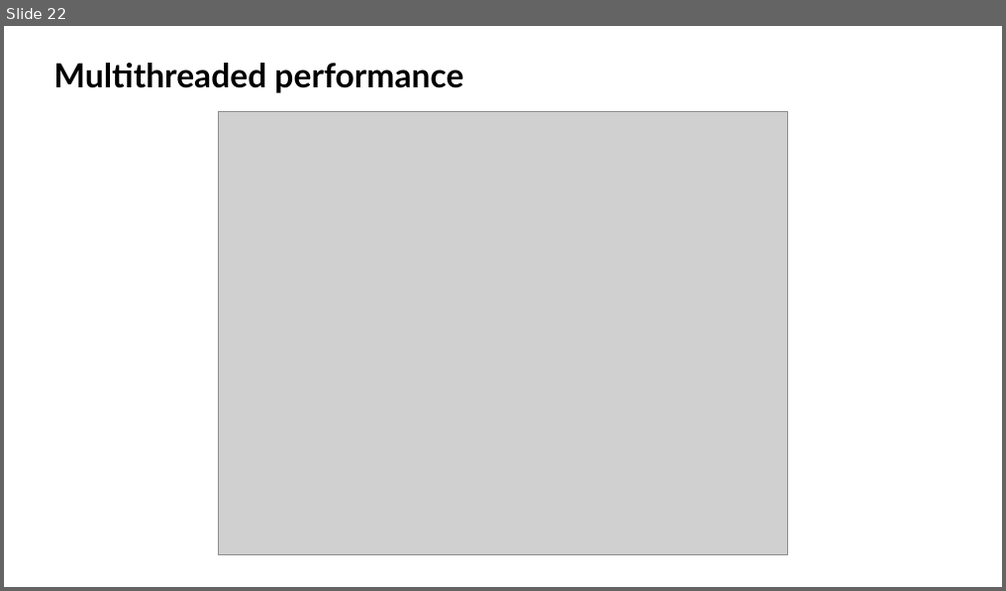
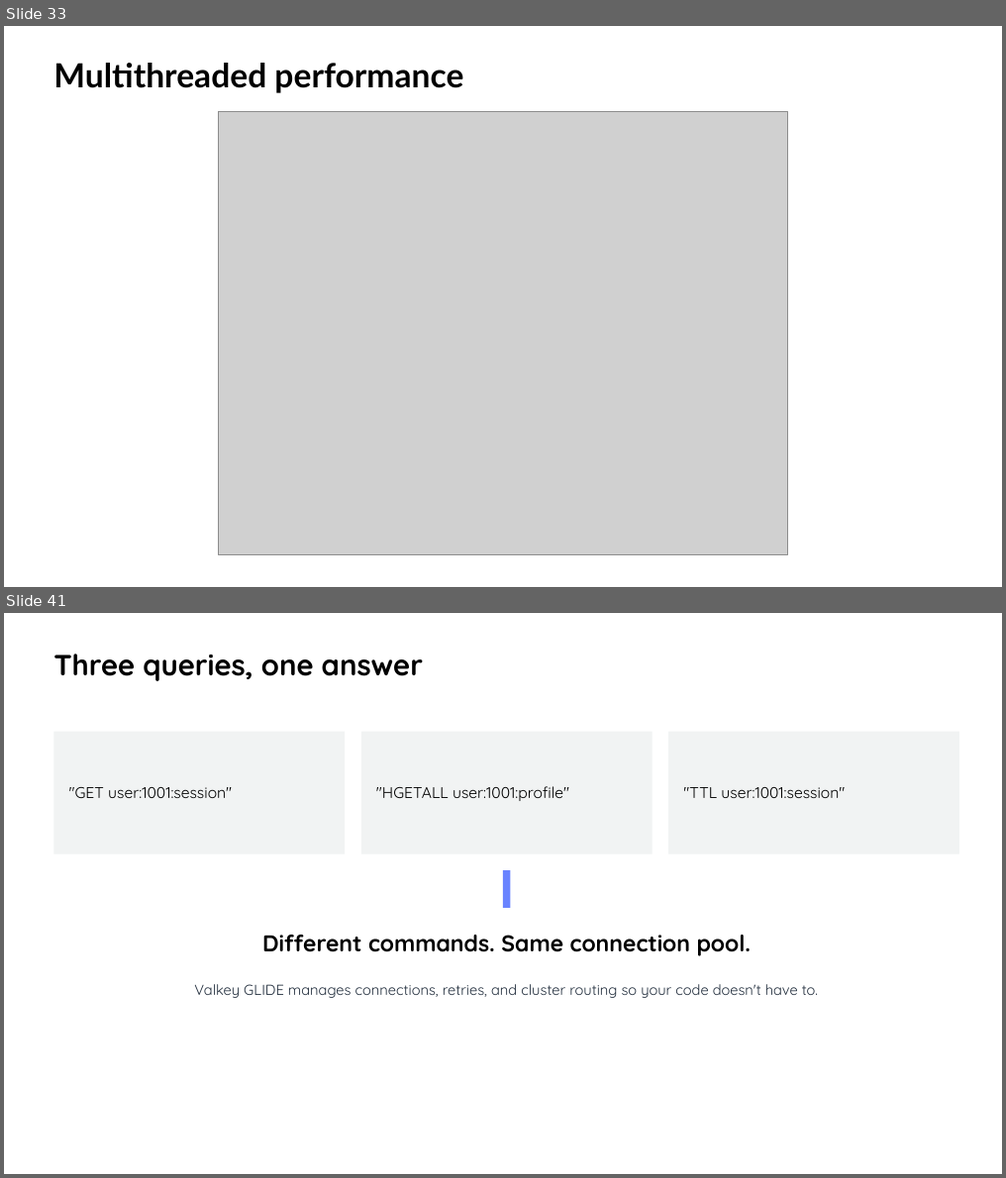
Before and after one commit to valkey-io/assets, a slide deck: slides/Valkey community deck.pptx. Shown one above the other, each under a label of ours: slide 22 before the commit, slides 33 and 41 after it; the slides between them are not shown. The pictures are 1006x591 and 1006x1178 pixels, drawn with LibreOffice and Linux fonts; fonts in the diff are those of the drawing; grey boxes stand for pictures; background and template pictures are left out. Boxes give left, top, right and bottom in pixels: in the first picture for what was removed or moved away, otherwise in the second. Text is boxed around its words. In the diff, an @@ line names an element or a change of style, - is before the commit and + after.

Commit message:
Update slides skill and community deck
- Add Valkey Admin slide (layout 9 with screenshot)
- Add Valkey GLIDE slide with native shape architecture diagram
- Add example custom slides (3-card, 2-col comparison, tall comparison)
- Remove Valkey Glide placeholder slide
- Update slides-skill.md with full learnings:
  - Custom card patterns with standard coordinates
  - Theme color table
  - SVG insertion workaround for python-pptx
  - Shape rules (no rounded corners, theme colors only)
  - Placeholder removal for custom slides
  - Slide master limitations

```diff
--- a/slides/Valkey community deck.pptx
+++ b/slides/Valkey community deck.pptx
@@ slide 41 added at (4,613,1002,1174), background #FFFFFF @@
@@ text added at (54,654,423,681), 28 pt, text #000000, bold @@
+Three queries, one answer
@@ rectangle added at (54,731,346,854), fill #F1F3F3 @@
@@ rectangle added at (361,731,652,854), fill #F1F3F3 @@
@@ rectangle added at (668,731,960,854), fill #F1F3F3 @@
@@ text added at (69,787,232,798), 15 pt, text #000000 @@
+"GET user:1001:session"
@@ text added at (376,786,569,801), 15 pt, text #000000 @@
+"HGETALL user:1001:profile"
@@ text added at (683,787,845,798), 15 pt, text #000000 @@
+"TTL user:1001:session"
@@ rectangle added at (503,870,511,908), fill #6983FF @@
@@ text added at (262,935,751,957), 22 pt, text #000000, bold @@
+Different commands. Same connection pool.
@@ text added at (194,984,818,998), 14 pt, text #232F3E @@
+Valkey GLIDE manages connections, retries, and cluster routing so your code doesn't have to.
@@ what was slide 22 is now slide 33 @@
```
Also in this commit, not shown: 6 slides changed, 5 other slides added, 12 slides removed, 1 other file.
